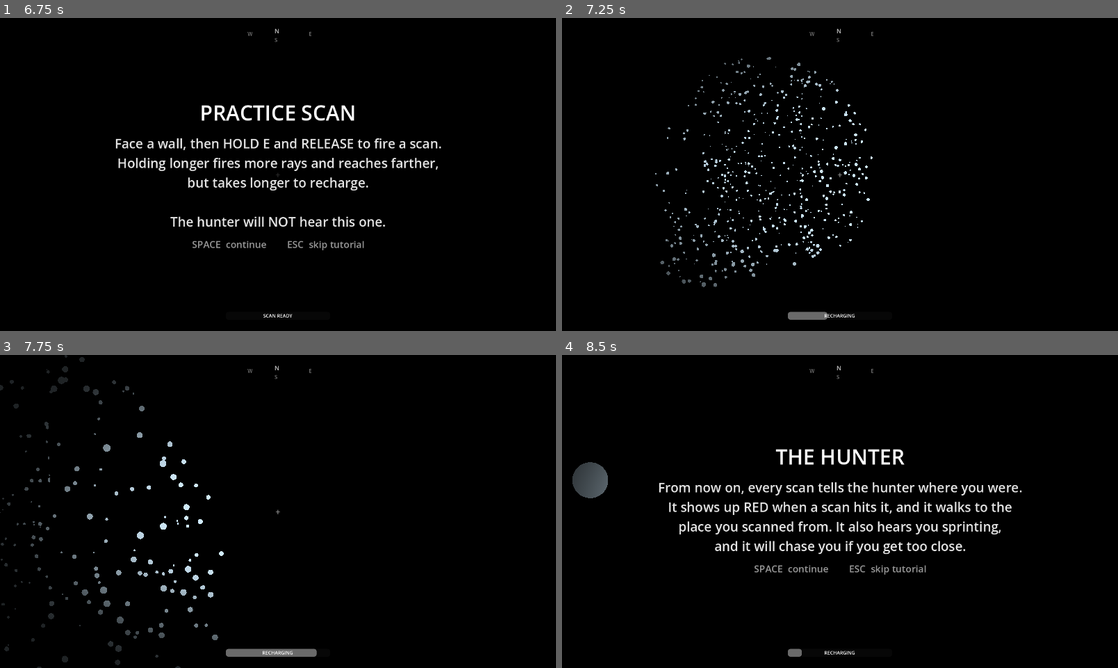
Above: before the commit, frames 1-4 (two rows, left to right).
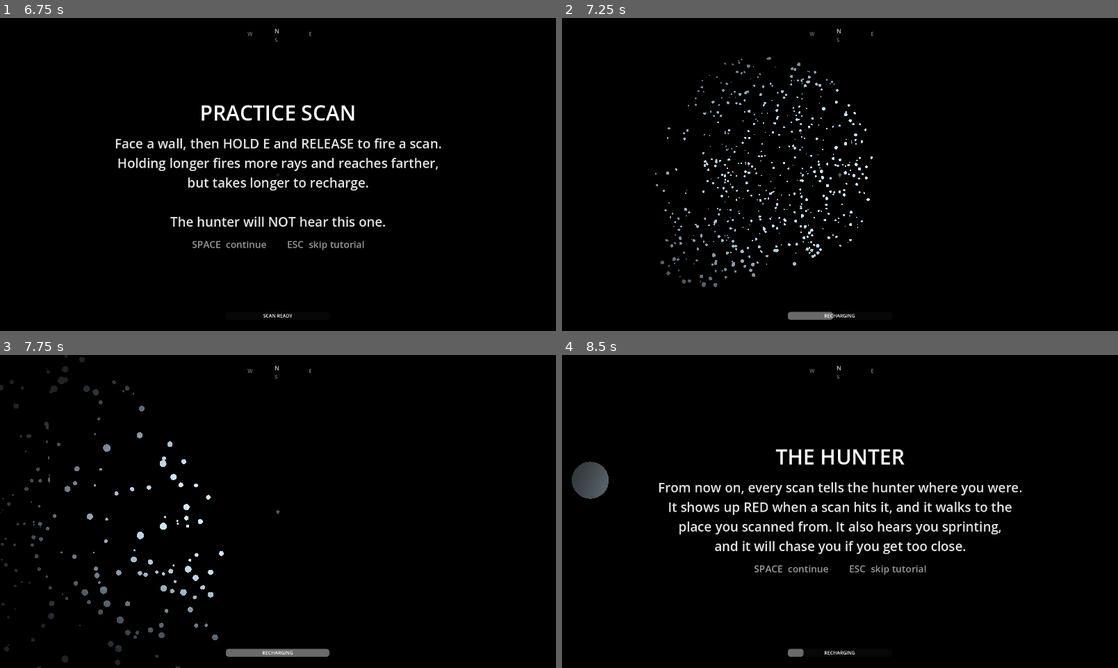
Above: after the commit, the same moments.

Repository: eliasz-git/lumen-null
Game: Godot game, scene res://scenes/title_screen.tscn
Same seed, same stepped clock (60 frames per second), same inputs: the game is played once before the commit and once after it. Sound files missing from this copy of the repository are replaced by a short silence.
Inputs (mouse positions are in pixels of both pictures, inside the frame that each line leads up to):
- Up to frame 1 (6.75 s): click "PLAY" at 0.5 s; tap Enter at 1.25, 2.75, 4.25 s; move the mouse to (305, 174) at 1.27 s; hold W (move_forward) 1.28-6.53 s; tap E (scan) at 1.35, 2.1, 3.05, 3.8, 4.55, 5.3, 6.05 s; tap Space (jump) at 1.52, 2, 2.27, 3.5, 3.77, 4.52, 5, 5.27 s; move the mouse to (250, 174) at 2.02 s; move the mouse to (289, 168) at 2.77 s; hold Shift (sprint) 2.78-3.53 s; move the mouse to (272, 180) at 3.52 s; tap R at 3.6 s; move the mouse to (316, 177) at 4.27 s; tap M at 4.35 s; move the mouse to (233, 171) at 5.02 s; tap N at 5.1 s; move the mouse to (283, 174) at 5.77 s; tap V at 5.85 s; move the mouse to (255, 168) at 6.52 s; hold D (move_right) from 6.53 s (still down); tap Q at 6.6 s
- Up to frame 2 (7.25 s): keep holding D (move_right); tap Space (jump) at 6.77 s; tap E (scan) at 6.8 s
- Up to frame 3 (7.75 s): move the mouse to (305, 511) at 7.27 s; release D (move_right) at 7.28 s; hold W (move_forward) from 7.28 s (still down); tap F at 7.35 s; tap Space (jump) at 7.52 s; tap E (scan) at 7.55 s
- Up to frame 4 (8.5 s): keep holding W (move_forward); move the mouse to (812, 511) at 8.02 s; tap Ctrl at 8.1 s; tap Space (jump) at 8.27 s; tap E (scan) at 8.3 s

Frame 1 is identical in both runs. In frame 2, less than 0.1% of the frame differs, in the area x 18-56%, y 16-97%; in frame 3, 0.1%, in the area x 0-60%, y 0-100%; in frame 4, less than 0.1%.

Commit message:
chore: bump version to v0.4.5

Diff:
--- a/scripts/level_data.gd
+++ b/scripts/level_data.gd
@@ -47,9 +47,9 @@
 			"#..................................#",
 			"####################################",
 		],
-		"scan_cooldown": 1.6,
-		"dot_lifetime": 6.0,
-		"hunter_speed": 1.0,
+		"scan_cooldown": 1.4,
+		"dot_lifetime": 7.0,
+		"hunter_speed": 0.9,
 		"chase_radius": 3.4,
 		"noise_radius": 8.0,
 		"hunters": [{"spawn": "1", "patrol": "abcd"}],
Not shown, removed: icon.svg.import
Not shown, added: scripts/noise_emitter.gd.uid
Not shown, added: scripts/noise_item.gd.uid
Not shown, changed: build_release.sh
